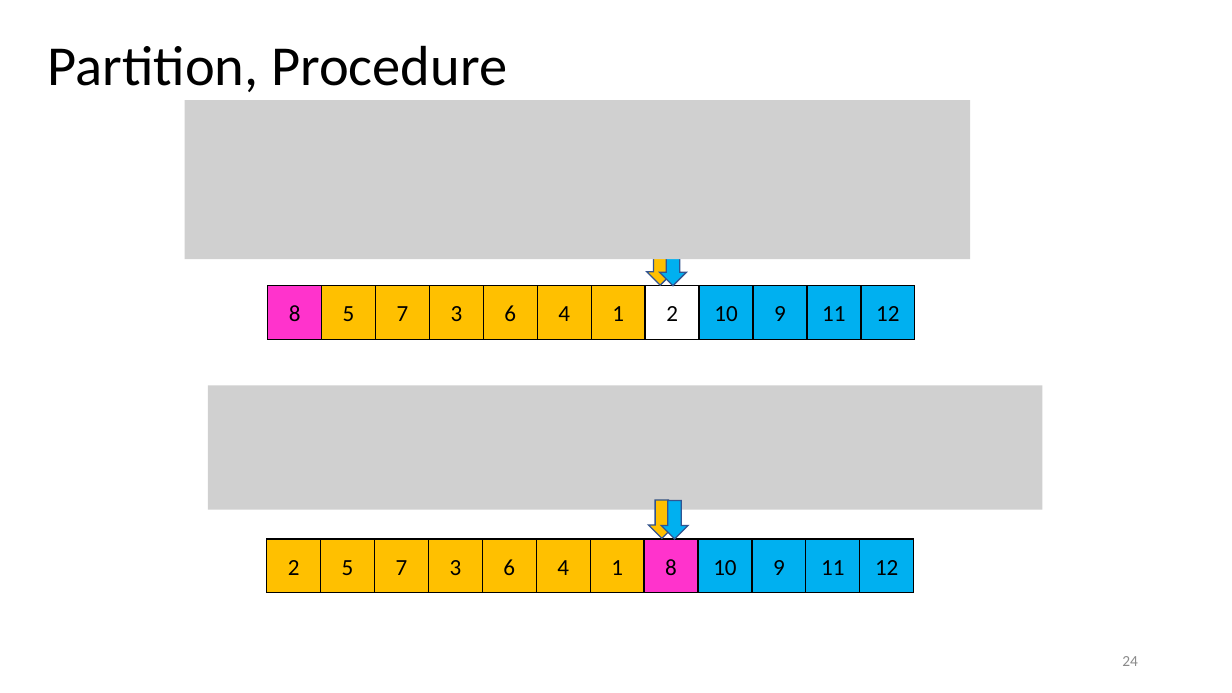
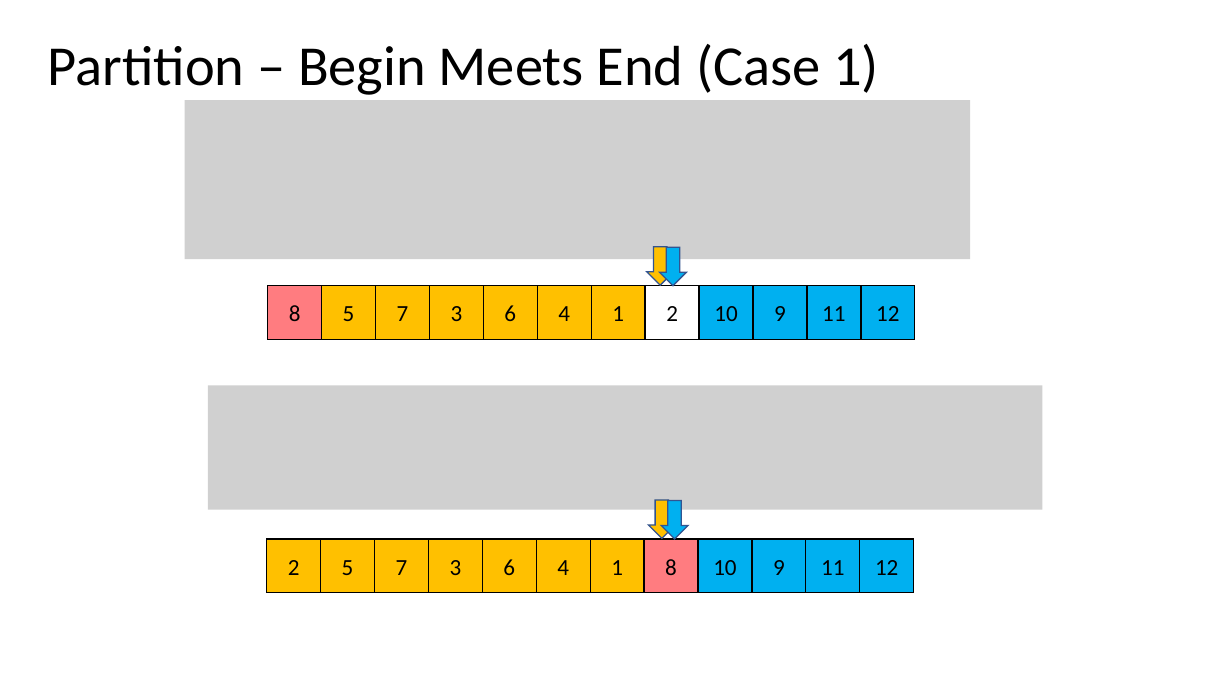
Before and after one commit to natebrunelle/cse332, a slide deck: slide 53 of markdown/files/slides/lecture13_sorting2.pptx (slide 24 before the commit). Drawn at 1232x693 pixels with LibreOffice and Linux fonts; fonts in the diff are those of the drawing; grey boxes stand for pictures. Boxes give left, top, right and bottom in pixels: in the first picture for what was removed or moved away, otherwise in the second. Text is boxed around its words. In the diff, an @@ line names an element or a change of style, - is before the commit and + after.

```diff
--- a/markdown/files/slides/lecture13_sorting2.pptx
+++ b/markdown/files/slides/lecture13_sorting2.pptx
@@ title at <box>48,44,879,95</box>: text changed @@
-Partition, Procedure
+Partition – Begin Meets End (Case 1)
@@ rectangle "8" at <box>268,286,322,339</box>: fill #FF33CC to #FF7C80 @@
@@ rectangle "8" at <box>644,539,698,592</box>: fill #FF33CC to #FF7C80 @@
@@ page number removed at <box>1122,656,1138,666</box> @@
-24
```
Also in this commit, not shown: 22 other slides changed, 30 slides added, 12 slides removed, 5 other files.
